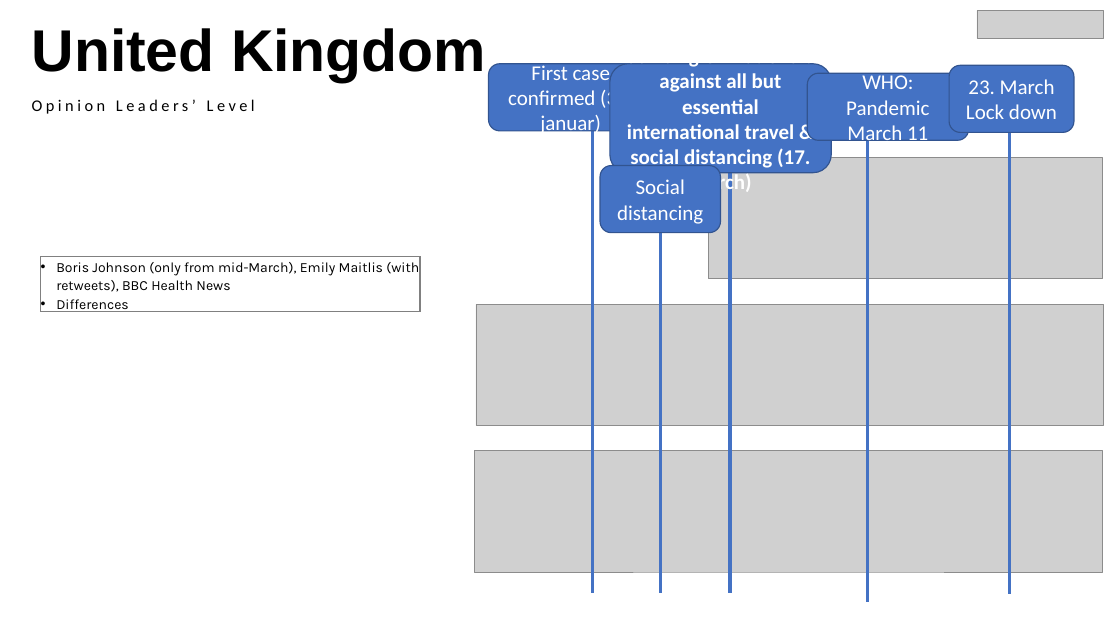
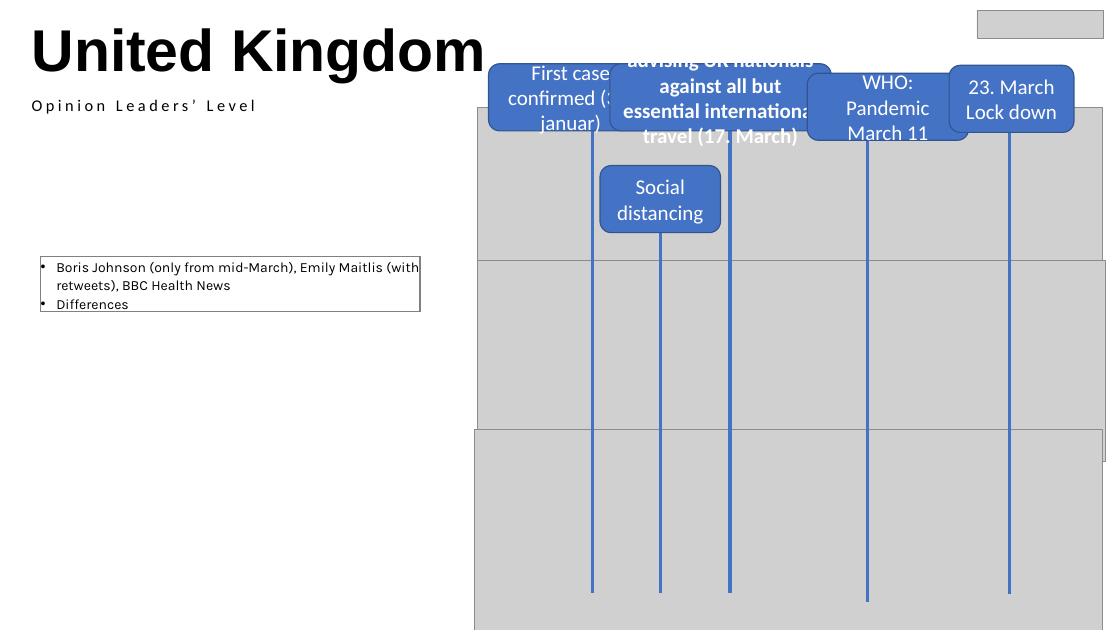
Before and after one commit to Franca97/Web_Data_and-_Digital_Analytics, a slide deck: slide 13 of Presentation.pptx. Drawn at 1120x630 pixels with LibreOffice and Linux fonts; fonts in the diff are those of the drawing; grey boxes stand for pictures; background and template pictures are left out. Boxes give left, top, right and bottom in pixels: in the first picture for what was removed or moved away, otherwise in the second. Text is boxed around its words. In the diff, an @@ line names an element or a change of style, - is before the commit and + after.

```diff
--- a/Presentation.pptx
+++ b/Presentation.pptx
@@ rounded rectangle "advising UK nationals against all ...": place and size @@
-rounded rectangle "advising UK nationals against all ..." at box(610, 64, 832, 173)
+rounded rectangle "advising UK nationals against all ..." at box(610, 64, 832, 131)
@@ text in rounded rectangle at box(623, 63, 818, 146): text changed @@
-advising UK nationals against all but essential international travel & social distancing (17. March)
+advising UK nationals against all but essential international travel (17. March)
@@ picture added at box(478, 108, 1103, 308) @@
@@ picture removed at box(708, 158, 1103, 279) @@
@@ picture: place and size @@
-picture at box(476, 304, 1104, 425)
+picture at box(478, 260, 1106, 461)
@@ picture: place and size @@
-picture at box(475, 451, 1102, 572)
+picture at box(475, 429, 1102, 630)
```
Also in this commit, not shown: 7 other slides changed.
